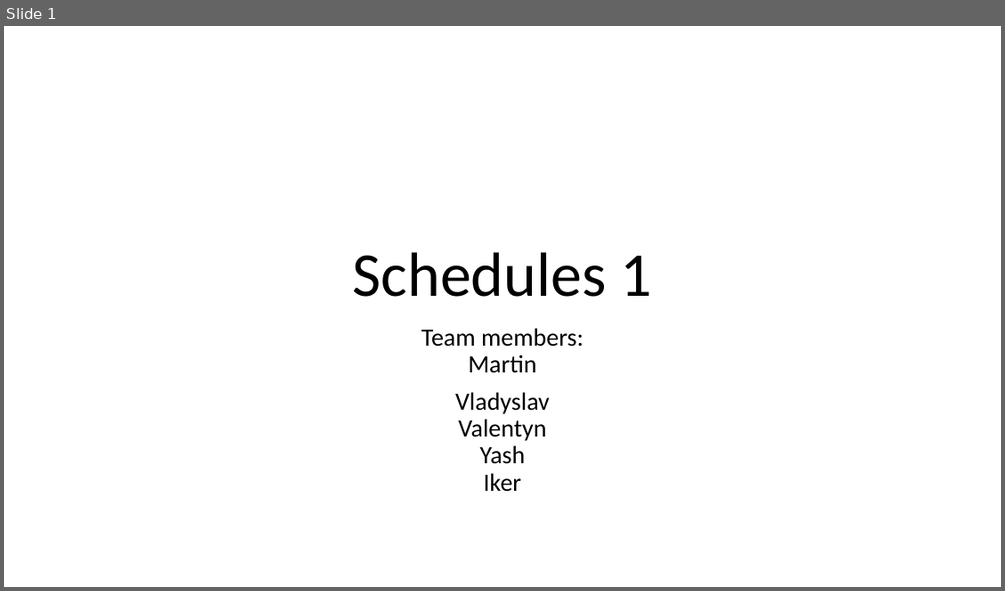
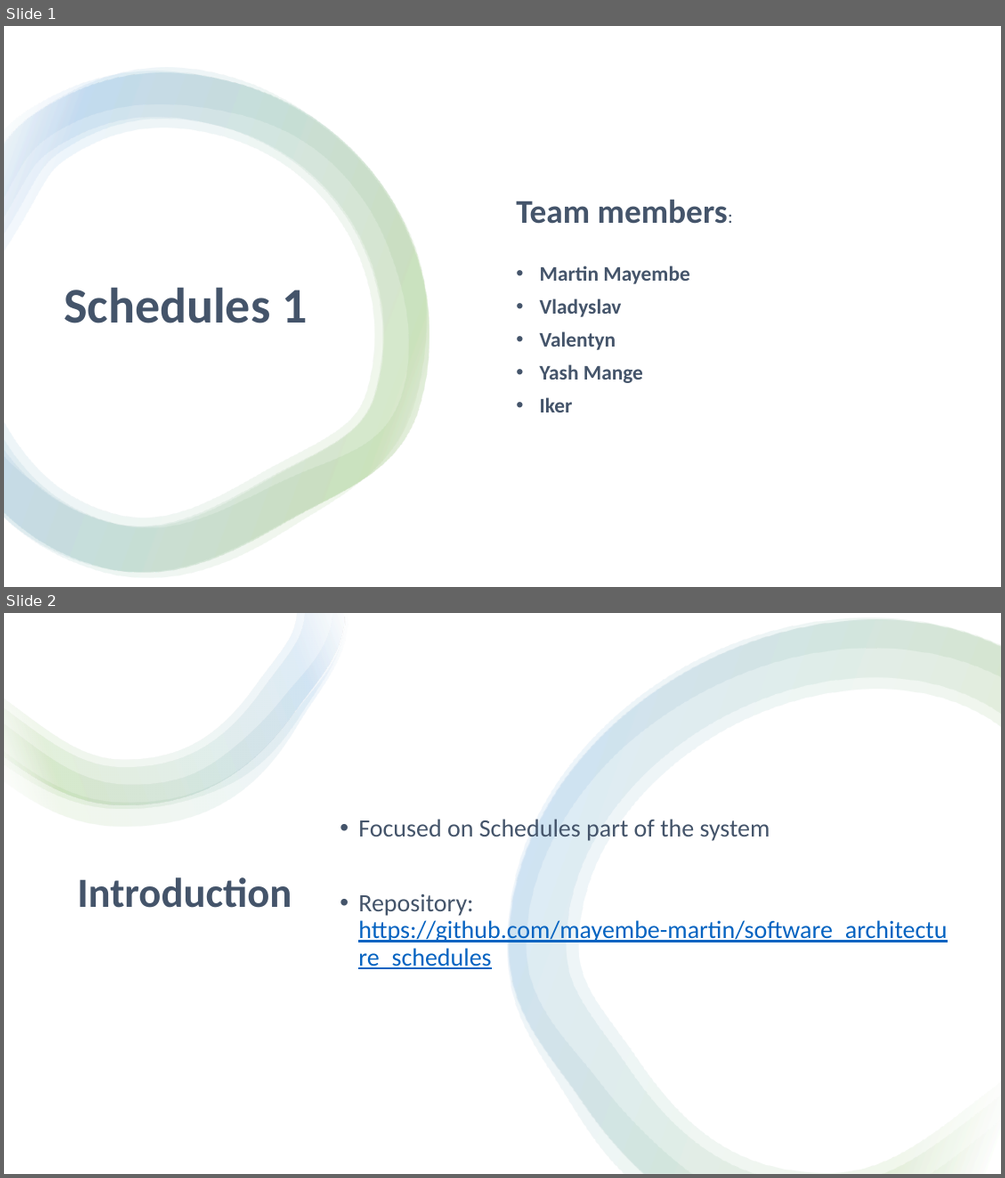
Before and after one commit to mayembe-martin/software_architecture_schedules, a slide deck: Schedules 1.pptx. Shown one above the other, each under a label of ours: slide 1 before the commit, slides 1 and 2 after it. The pictures are 1005x591 and 1005x1178 pixels, drawn with LibreOffice and Linux fonts; fonts in the diff are those of the drawing. Boxes give left, top, right and bottom in pixels: in the first picture for what was removed or moved away, otherwise in the second. Text is boxed around its words. In the diff, an @@ line names an element or a change of style, - is before the commit and + after.

```diff
--- a/Schedules 1.pptx
+++ b/Schedules 1.pptx
@@ slide 2 added at bbox=[4, 613, 1001, 1174], background #FFFFFF @@
@@ rectangle added at bbox=[4, 613, 1001, 1174], fill #FFFFFF @@
@@ group added at bbox=[4, 613, 348, 826]: 4 freeform shapes @@
@@ freeform shape added at bbox=[508, 618, 1001, 1174], fill gradient #FFFFFF to #70AD47 to #5B9BD5 @@
@@ freeform shape added at bbox=[508, 620, 1001, 1174], fill gradient #FFFFFF to #70AD47 to #5B9BD5 @@
@@ freeform shape added at bbox=[510, 620, 1001, 1174], fill gradient #FFFFFF to #70AD47 to #5B9BD5 @@
@@ text added at bbox=[358, 819, 947, 969], 24 pt, text #0563C1, underline @@
+• Focused on Schedules part of the system
+• Repository: https://github.com/mayembe-martin/software_architecture_schedules
@@ title added at bbox=[77, 877, 291, 908], 40 pt, text #44546A, bold @@
+Introduction
@@ slide 1 changed as well @@
@@ rectangle added at bbox=[4, 26, 1001, 587], fill #FFFFFF @@
@@ group added at bbox=[4, 68, 429, 578]: 4 freeform shapes @@
@@ subtitle "Team members:" at bbox=[516, 200, 728, 412]: vertical alignment top to middle @@
@@ title "Schedules 1": place and size @@
-title "Schedules 1" at bbox=[353, 252, 651, 297]
+title "Schedules 1" at bbox=[64, 287, 307, 323]
@@ title "Schedules 1" at bbox=[64, 287, 307, 323]: size 60 to 48 pt, text colour #000000 to #44546A, bold on; alignment centre to left; vertical alignment bottom to middle @@
@@ subtitle at bbox=[516, 200, 728, 412]: text changed; size 24 to 20 pt; text colour #000000 to #44546A; bold on @@
-Team members:
-Martin
-Vladyslav
-Valentyn
-Yash
-Iker
+Team members:
+• Martin Mayembe
+• Vladyslav
+• Valentyn
+• Yash Mange
+• Iker
```
Also in this commit, not shown: 8 other slides changed, 3 other slides added, 5 slides removed.
